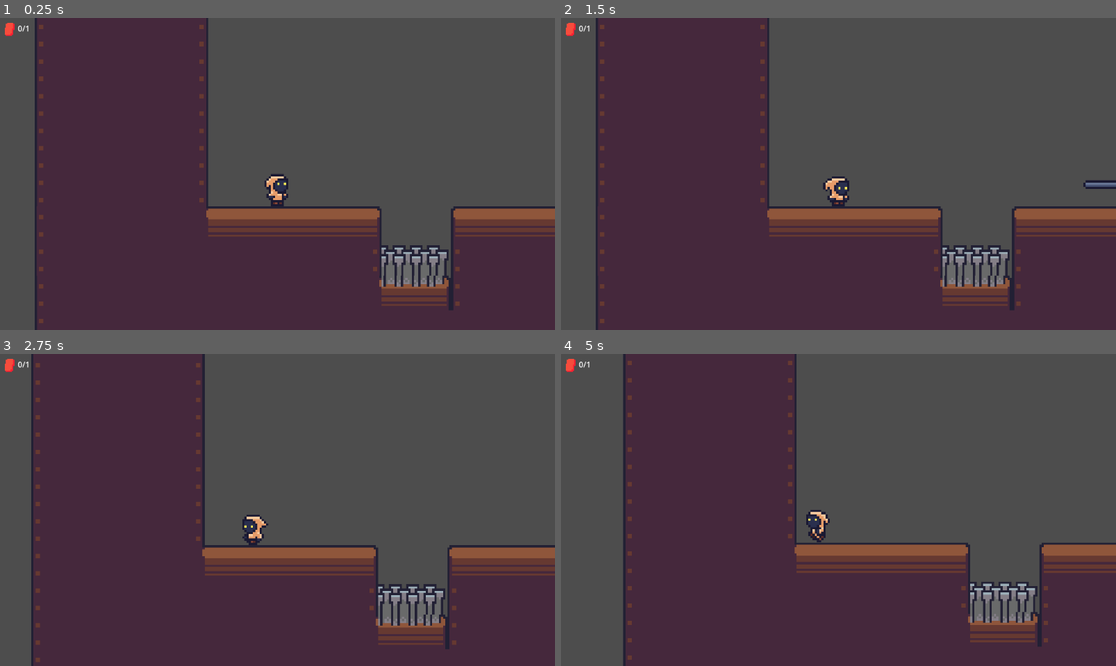
Above: before the commit, frames 1-4 (two rows, left to right).
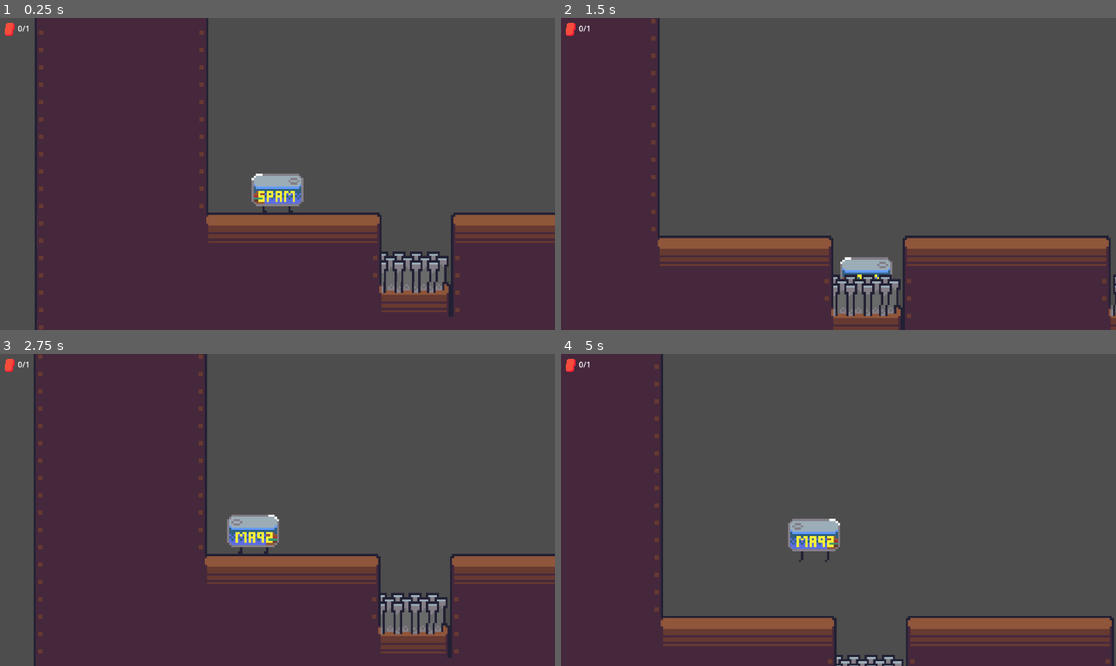
Above: after the commit, the same moments.

Repository: IWantMyLemons/Feed-the-Cat
Game: Godot game, scene res://Assets/Scenes/Area/area_2.tscn
Two runs of this game, one before a commit and one after it. Both use one fixed random seed, a clock stepped at 60 frames per second and the inputs below. This scene is started directly instead of the project's main scene.
Inputs:
- Up to frame 1 (0.25 s): no input
- Up to frame 2 (1.5 s): hold D (Move Right) from 0.53 s (still down); tap Space (Jump) at 0.77 s
- Up to frame 3 (2.75 s): tap Space (Jump) at 1.52 s; release D (Move Right) at 2.03 s; hold A (Move Left) from 2.03 s (still down)
- Up to frame 4 (5 s): release A (Move Left) at 2.78 s; hold D (Move Right) 2.78-4.28 s; tap Space (Jump) at 3.02, 3.77, 4.52 s; hold A (Move Left) from 4.28 s (still down)

The runs differ from the first frame. In frame 1, 6.4% of the frame differs, in the area x 7-100%, y 2-100%; in frame 2, 37%; in frame 3, 9.5%; in frame 4, 52%, in the area x 0-100%, y 0-100%.

Commit message:
implemented new player animations

Diff:
--- a/Assets/Scenes/player.tscn
+++ b/Assets/Scenes/player.tscn
@@ -1,40 +1,28 @@
-[gd_scene load_steps=14 format=3 uid="uid://c4ogvt57h2cib"]
+[gd_scene load_steps=15 format=3 uid="uid://c4ogvt57h2cib"]
 
-[ext_resource type="Texture2D" uid="uid://3yp2otu2rnqm" path="res://Assets/Sprites/player.png" id="1_6cd4h"]
 [ext_resource type="Script" uid="uid://1wyk685lq2rn" path="res://Assets/Scripts/player_controller.gd" id="1_7dd06"]
 [ext_resource type="Script" uid="uid://dkoi0bmxxgv3d" path="res://Assets/Scripts/player_animator.gd" id="2_38rej"]
 [ext_resource type="PackedScene" uid="uid://dsr74m3sdweqs" path="res://Assets/Scenes/spam.tscn" id="2_t1xgp"]
+[ext_resource type="Texture2D" uid="uid://dyxei8bxt7ast" path="res://Assets/Sprites/player-spam.png" id="4_t1xgp"]
 
 [sub_resource type="Animation" id="Animation_w3t24"]
 resource_name = "Fall"
-tracks/0/type = "value"
-tracks/0/imported = false
-tracks/0/enabled = true
-tracks/0/path = NodePath("PlayerAnimator/Sprite2D:region_rect")
-tracks/0/interp = 1
-tracks/0/loop_wrap = true
-tracks/0/keys = {
-"times": PackedFloat32Array(0),
-"transitions": PackedFloat32Array(1),
-"update": 0,
-"values": [Rect2(0, 48, 16, 16)]
-}
 
 [sub_resource type="Animation" id="Animation_7dd06"]
 resource_name = "Idle"
-length = 2.0
+length = 0.4
 loop_mode = 1
 tracks/0/type = "value"
 tracks/0/imported = false
 tracks/0/enabled = true
-tracks/0/path = NodePath("PlayerAnimator/Sprite2D:region_rect")
-tracks/0/interp = 0
+tracks/0/path = NodePath("PlayerAnimator/Sprite2D:frame")
+tracks/0/interp = 1
 tracks/0/loop_wrap = true
 tracks/0/keys = {
-"times": PackedFloat32Array(0.25, 0.5, 0.75, 1, 1.25, 1.5, 2),
-"transitions": PackedFloat32Array(1, 1, 1, 1, 1, 1, 1),
-"update": 0,
-"values": [Rect2(16, 0, 16, 16), Rect2(32, 0, 16, 16), Rect2(48, 0, 16, 16), Rect2(64, 0, 16, 16), Rect2(80, 0, 16, 16), Rect2(96, 0, 16, 16), Rect2(96, 0, 16, 16)]
+"times": PackedFloat32Array(0, 0.2),
+"transitions": PackedFloat32Array(1, 1),
+"update": 1,
+"values": [0, 1]
 }
 
 [sub_resource type="Animation" id="Animation_23lac"]
@@ -42,30 +30,31 @@
 tracks/0/type = "value"
 tracks/0/imported = false
 tracks/0/enabled = true
-tracks/0/path = NodePath("PlayerAnimator/Sprite2D:region_rect")
+tracks/0/path = NodePath("PlayerAnimator/Sprite2D:frame")
 tracks/0/interp = 1
 tracks/0/loop_wrap = true
 tracks/0/keys = {
 "times": PackedFloat32Array(0),
 "transitions": PackedFloat32Array(1),
-"update": 0,
-"values": [Rect2(96, 0, 16, 16)]
+"update": 1,
+"values": [6]
 }
 
 [sub_resource type="Animation" id="Animation_t1xgp"]
 resource_name = "Move"
+length = 0.8
 loop_mode = 1
 tracks/0/type = "value"
 tracks/0/imported = false
 tracks/0/enabled = true
-tracks/0/path = NodePath("PlayerAnimator/Sprite2D:region_rect")
-tracks/0/interp = 0
+tracks/0/path = NodePath("PlayerAnimator/Sprite2D:frame")
+tracks/0/interp = 1
 tracks/0/loop_wrap = true
 tracks/0/keys = {
-"times": PackedFloat32Array(0.0150464, 0.25, 0.5, 0.75, 0.993062),
-"transitions": PackedFloat32Array(1, 1, 1, 1, 1),
-"update": 0,
-"values": [Rect2(96, 0, 16, 16), Rect2(16, 16, 16, 16), Rect2(32, 16, 16, 16), Rect2(48, 16, 16, 16), Rect2(96, 0, 16, 16)]
+"times": PackedFloat32Array(0, 0.2, 0.4, 0.6),
+"transitions": PackedFloat32Array(1, 1, 1, 1),
+"update": 1,
+"values": [2, 3, 4, 5]
 }
 
 [sub_resource type="Animation" id="Animation_38rej"]
@@ -73,14 +62,30 @@
 tracks/0/type = "value"
 tracks/0/imported = false
 tracks/0/enabled = true
-tracks/0/path = NodePath("PlayerAnimator/Sprite2D:region_rect")
+tracks/0/path = NodePath("PlayerAnimator/Sprite2D:frame")
 tracks/0/interp = 1
 tracks/0/loop_wrap = true
 tracks/0/keys = {
 "times": PackedFloat32Array(0),
 "transitions": PackedFloat32Array(1),
-"update": 0,
-"values": [Rect2(0, 0, 16, 16)]
+"update": 1,
+"values": [0]
+}
+
+[sub_resource type="Animation" id="Animation_c3tg1"]
+resource_name = "Win"
+length = 2.0
+tracks/0/type = "value"
+tracks/0/imported = false
+tracks/0/enabled = true
+tracks/0/path = NodePath("PlayerAnimator/Sprite2D:frame")
+tracks/0/interp = 1
+tracks/0/loop_wrap = true
+tracks/0/keys = {
+"times": PackedFloat32Array(0, 0.2, 0.4, 0.6, 0.833333, 1, 1.2, 1.4),
+"transitions": PackedFloat32Array(1, 1, 1, 1, 1, 1, 1, 1),
+"update": 1,
+"values": [8, 8, 9, 10, 11, 12, 13, 14]
 }
 
 [sub_resource type="AnimationLibrary" id="AnimationLibrary_38rej"]
@@ -89,19 +94,20 @@
 &"Idle": SubResource("Animation_7dd06"),
 &"Jump": SubResource("Animation_23lac"),
 &"Move": SubResource("Animation_t1xgp"),
-&"RESET": SubResource("Animation_38rej")
+&"RESET": SubResource("Animation_38rej"),
+&"Win": SubResource("Animation_c3tg1")
 }
 
 [sub_resource type="CapsuleShape2D" id="CapsuleShape2D_7dd06"]
-radius = 5.0
-height = 14.0
+radius = 11.0
+height = 22.0
 
 [sub_resource type="CircleShape2D" id="CircleShape2D_t1xgp"]
-radius = 6.08276
+radius = 8.0
 
 [sub_resource type="CapsuleShape2D" id="CapsuleShape2D_t1xgp"]
-radius = 5.0
-height = 14.0
+radius = 7.0
+height = 22.0
 
 [node name="Player" type="CharacterBody2D"]
 collision_mask = 768
@@ -130,9 +136,8 @@
 
 [node name="Sprite2D" type="Sprite2D" parent="PlayerAnimator"]
 position = Vector2(0, -8)
-texture = ExtResource("1_6cd4h")
-region_enabled = true
-region_rect = Rect2(0, 0, 16, 16)
+texture = ExtResource("4_t1xgp")
+hframes = 15
 
 [node name="CollisionShape2D" type="CollisionShape2D" parent="."]
 position = Vector2(0, -7)
@@ -153,6 +158,7 @@
 
 [node name="HurtCollider" type="CollisionShape2D" parent="HurtBox"]
 position = Vector2(0, -7)
+rotation = -1.57079
 shape = SubResource("CapsuleShape2D_t1xgp")
 debug_color = Color(0.805168, 0.398387, 0.331632, 0.42)
 
--- a/Assets/Scripts/player_controller.gd
+++ b/Assets/Scripts/player_controller.gd
@@ -73,4 +73,5 @@
 
 
 func _on_hurt_box_entered(_body: Node2D) -> void:
+	player_death.emit()
 	get_tree().call_deferred("reload_current_scene")
Binary file added: Assets/Sprites/player-spam.png
Not shown, added: Assets/Sprites/player-spam.png.import
